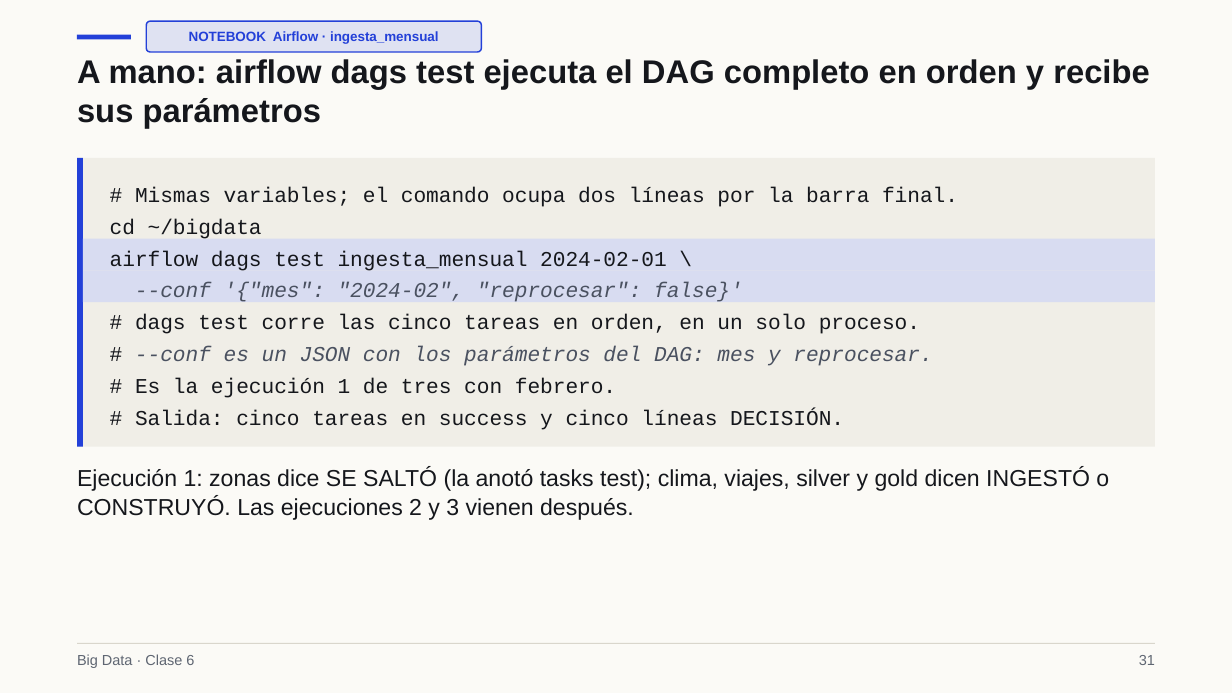
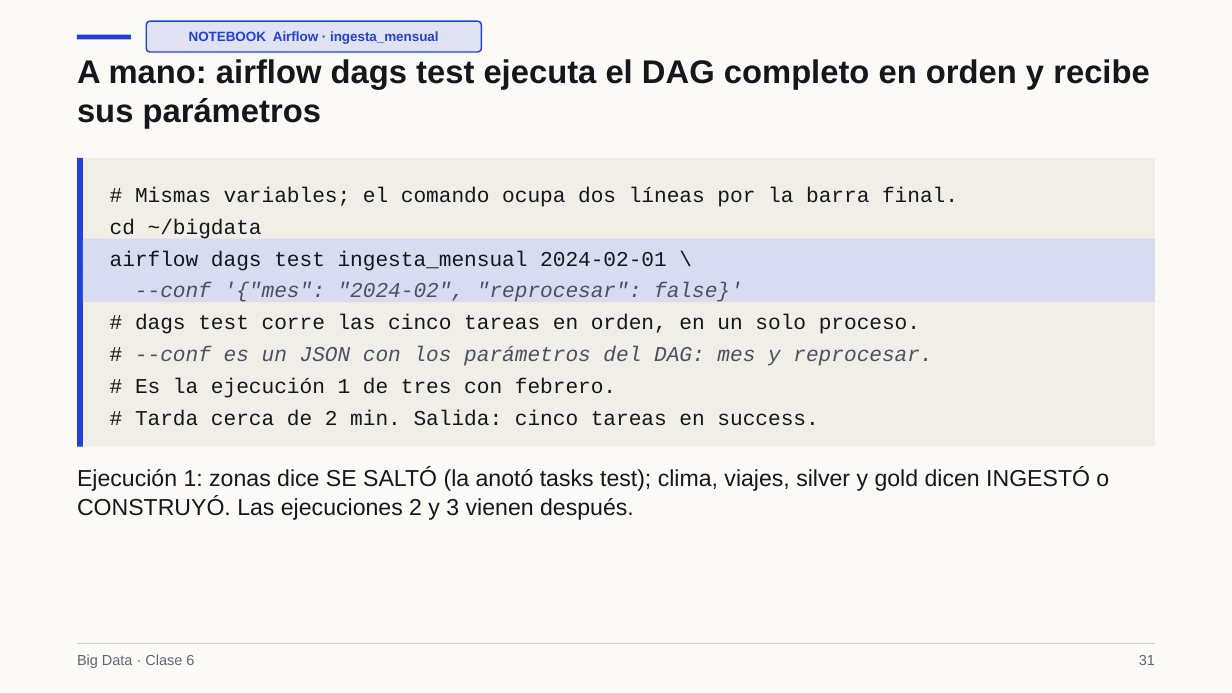
Before and after one commit to Apaezc/bigdata-udem-2026, a slide deck: slide 31 of curso/clase06/deck/slides.pptx. Drawn at 1232x693 pixels with LibreOffice and Linux fonts; fonts in the diff are those of the drawing. Boxes give left, top, right and bottom in pixels: in the first picture for what was removed or moved away, otherwise in the second. Text is boxed around its words. In the diff, an @@ line names an element or a change of style, - is before the commit and + after.

```diff
--- a/curso/clase06/deck/slides.pptx
+++ b/curso/clase06/deck/slides.pptx
@@ text at [135,409,818,426]: text changed @@
-# Salida: cinco tareas en success y cinco líneas DECISIÓN.
+# Tarda cerca de 2 min. Salida: cinco tareas en success.
```
Also in this commit, not shown: 3 other slides changed, 5 other files.
